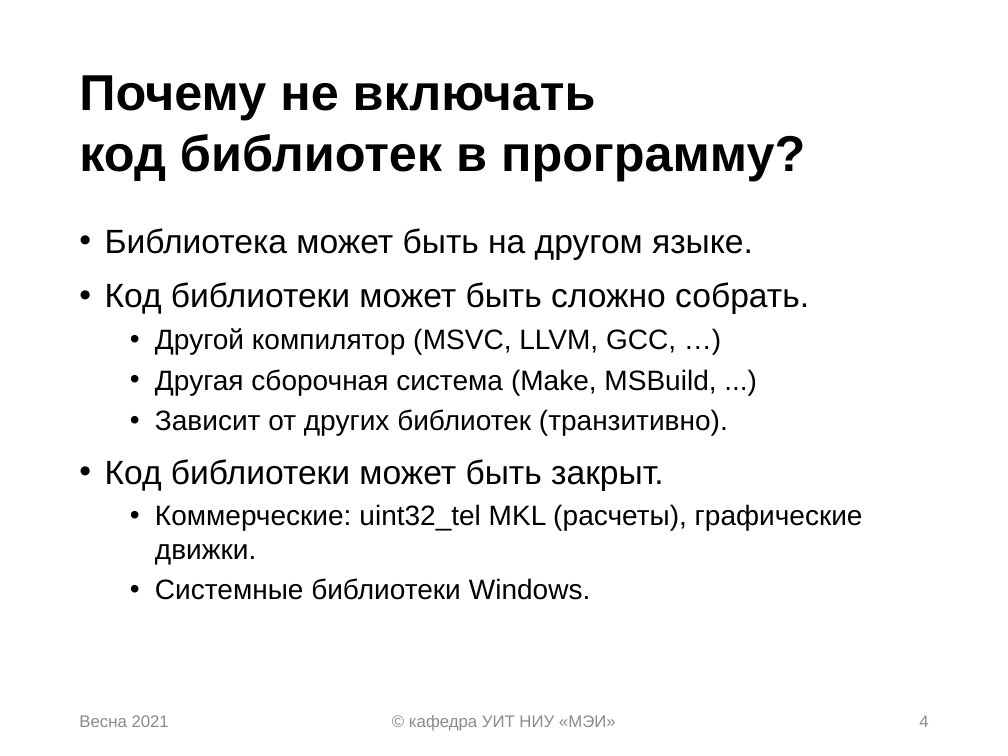
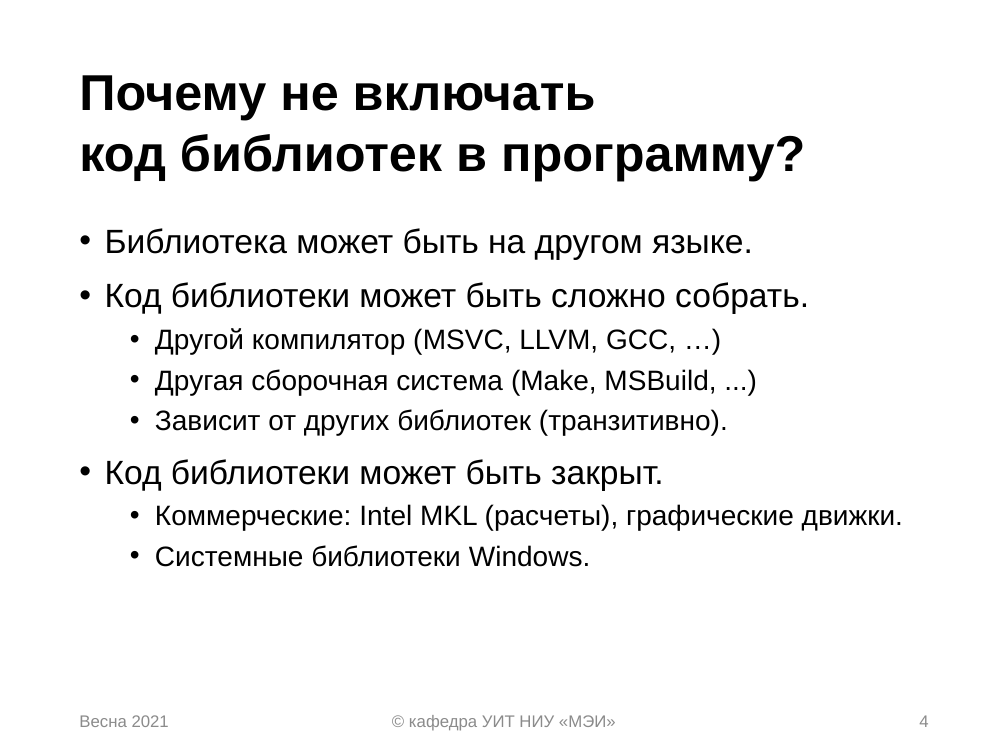
Before and after one commit to uii-mpei/cs-libs-lecture, a slide deck: slide 4 of lecture07_library.pptx. Drawn at 1008x756 pixels with LibreOffice and Linux fonts; fonts in the diff are those of the drawing. Boxes give left, top, right and bottom in pixels: in the first picture for what was removed or moved away, otherwise in the second. Text is boxed around its words. In the diff, an @@ line names an element or a change of style, - is before the commit and + after.

```diff
--- a/lecture07_library.pptx
+++ b/lecture07_library.pptx
@@ text at box(155, 504, 903, 530): text changed @@
-  • Коммерческие: uint32_tel MKL (расчеты), графические движки.
+  • Коммерческие: Intel MKL (расчеты), графические движки.
```
Also in this commit, not shown: 8 other slides changed.
